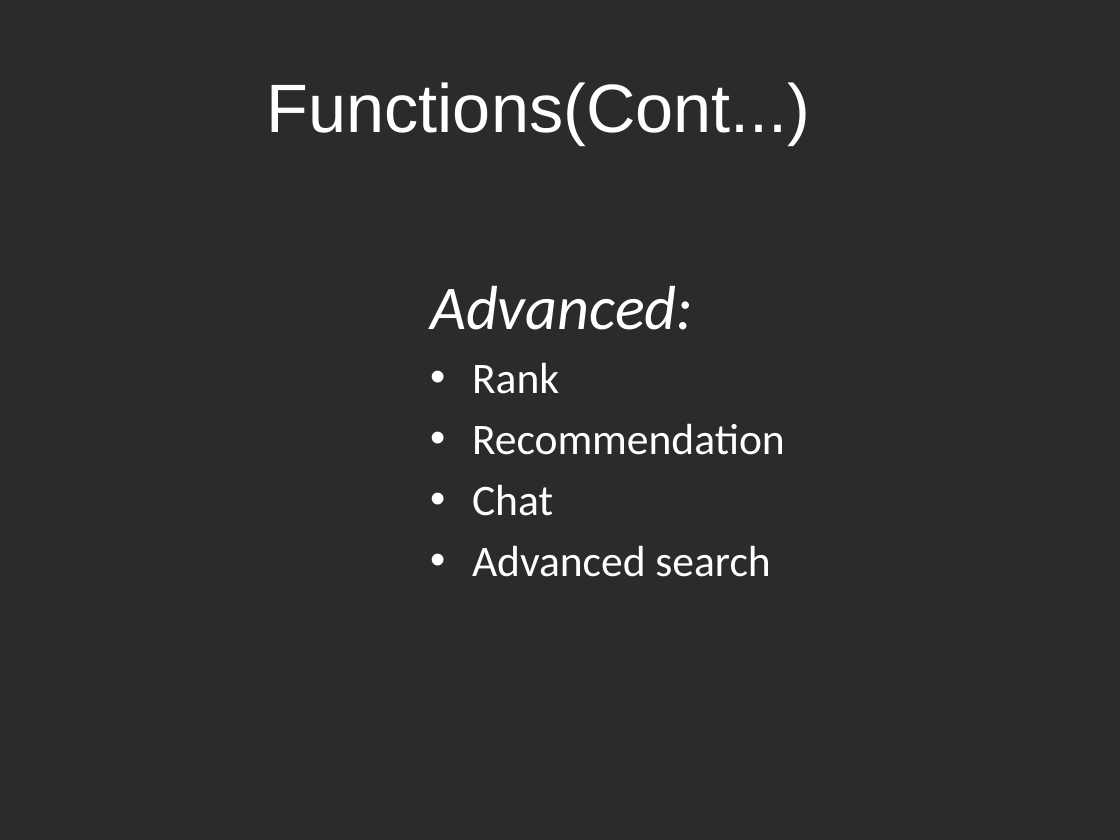
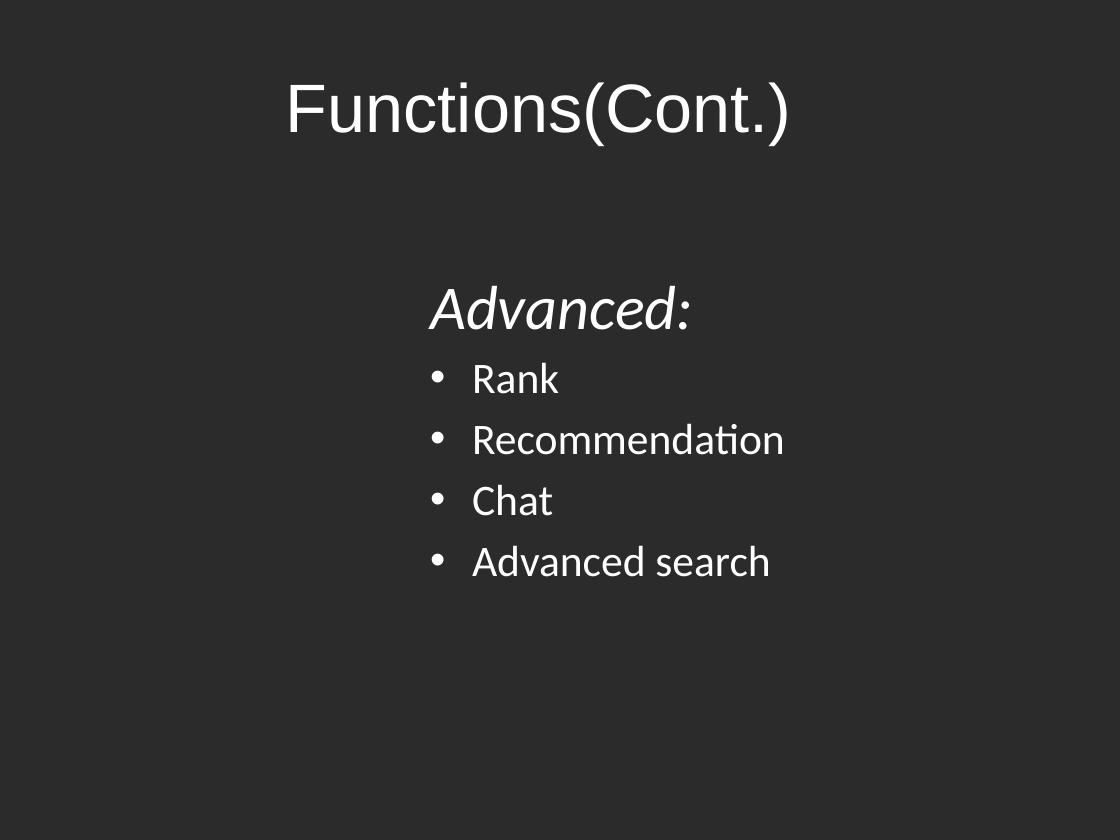
Before and after one commit to fighteriris/512_Final, a slide deck: slide 5 of 512副本.pptx. Drawn at 1120x840 pixels with LibreOffice and Linux fonts; fonts in the diff are those of the drawing; background and template pictures are left out; a plain dark background stands for a picture behind light text. Boxes give left, top, right and bottom in pixels: in the first picture for what was removed or moved away, otherwise in the second. Text is boxed around its words. In the diff, an @@ line names an element or a change of style, - is before the commit and + after.

```diff
--- a/512副本.pptx
+++ b/512副本.pptx
@@ title at bbox=[286, 82, 792, 144]: text changed @@
-Functions(Cont...)
+Functions(Cont.)
```
Also in this commit, not shown: 4 other slides changed.
